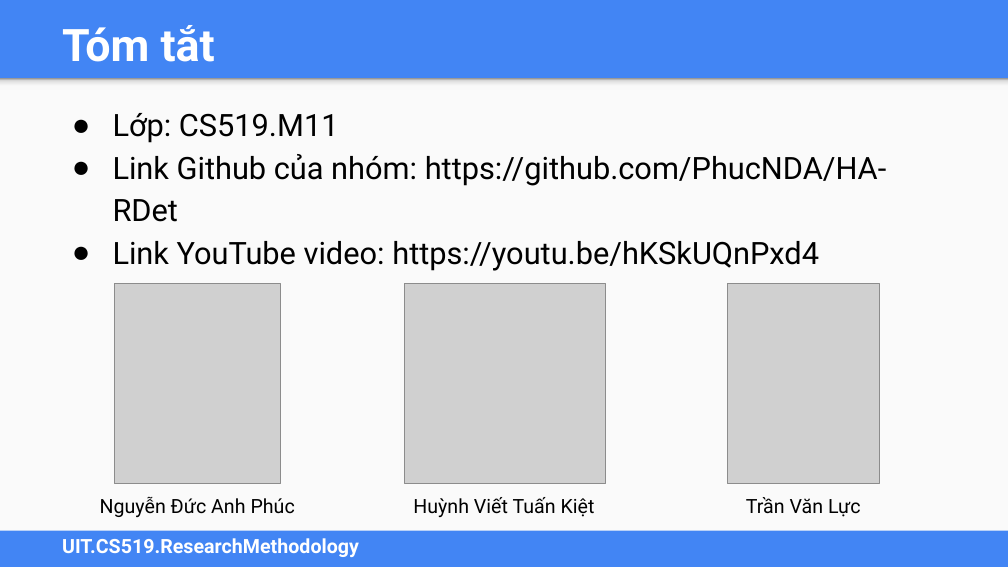
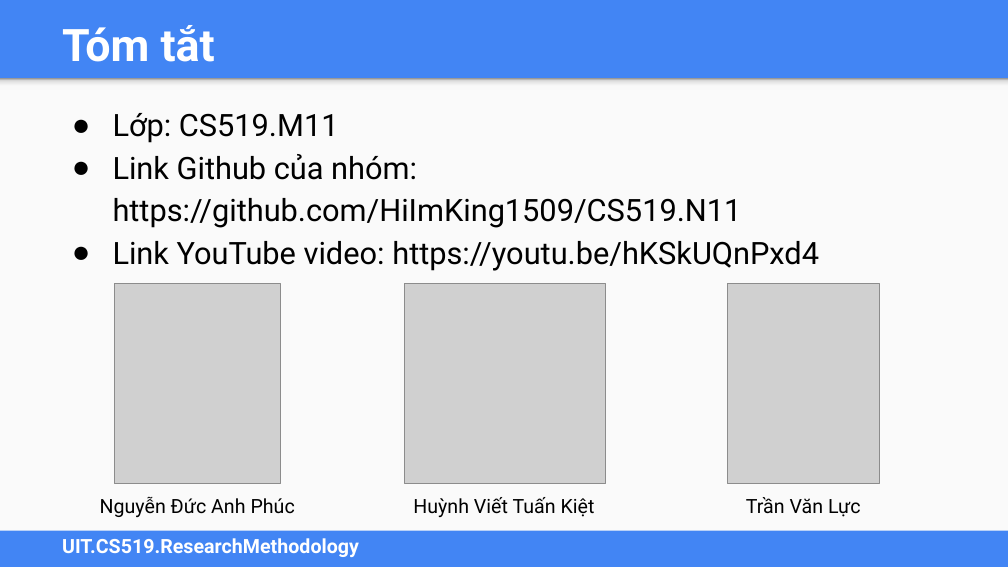
Before and after one commit to HiImKing1509/CS519.N11, a slide deck: slide 2 of 20521494_20520276_20521587_Presentation.pptx. Drawn at 1008x567 pixels with LibreOffice and Linux fonts; fonts in the diff are those of the drawing; grey boxes stand for pictures. Boxes give left, top, right and bottom in pixels: in the first picture for what was removed or moved away, otherwise in the second. Text is boxed around its words. In the diff, an @@ line names an element or a change of style, - is before the commit and + after.

```diff
--- a/20521494_20520276_20521587_Presentation.pptx
+++ b/20521494_20520276_20521587_Presentation.pptx
@@ text at bbox=[113, 154, 742, 228]: text changed @@
-● Link Github của nhóm: https://github.com/PhucNDA/HA-RDet
+● Link Github của nhóm: https://github.com/HiImKing1509/CS519.N11
```
Also in this commit, not shown: 1 other file.
